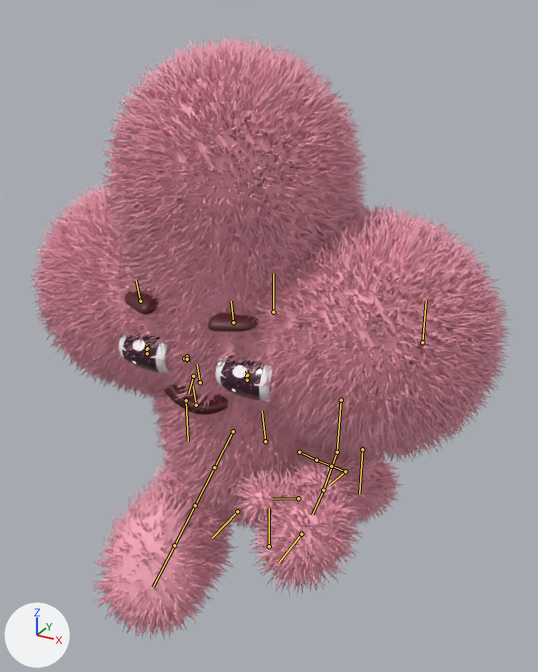
The glTF model treatments/plusso/playground/assets/plusso.glb: old version first, new version second.
The view is the same before and after, from a camera (50 mm lens) standing at (0.865, -1.572, 1.475) and looking at (0.006, -0.011, 0.694). Arrows for +X, +Y and +Z are at lower left; the lights stay in place. The picture after the commit comes second. Both versions are drawn at frame 13 of the action 'Run'; the numbers are the values there. The bones that bend it are drawn over the model as lines.
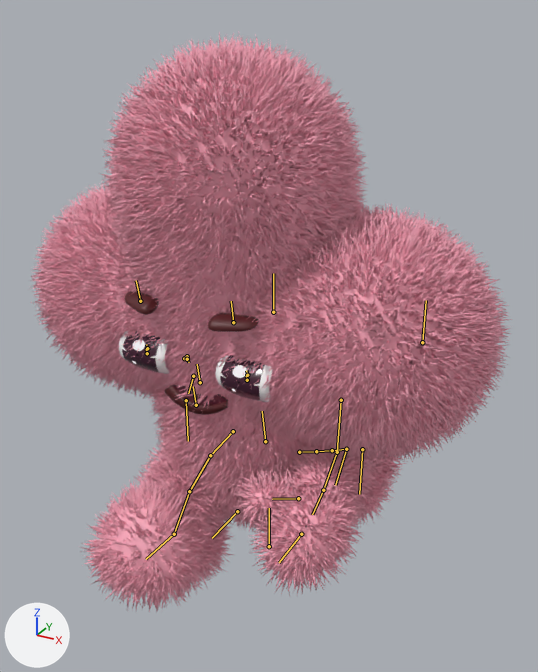
What the commit changed:
Bone 'leg_L' (bone_leg_l) turns from (-67, 0, 0) to (-91, 0, 0) degrees about its own x, y and z.
Bone 'leg_L' (bone_leg_l) is rescaled from (1.0, 1.02, 1.0) to (1.0, 1.0, 1.0).
Bone 'leg_L_2' (bone_leg_l_2) turns from (1, 0, 0) to (20, 0, 0) degrees about its own x, y and z.
Bone 'leg_L_3' (bone_leg_l_3) turns from (1, 0, 0) to (20, 0, 0) degrees about its own x, y and z.
Bone 'foot_L' (bone_foot_l) turns from (74, 0, 0) to (27, 0, 0) degrees about its own x, y and z.
Bone 'foot_L' (bone_foot_l) is rescaled from (1.0, 0.98, 1.0) to (1.0, 1.0, 1.0).
Bone 'leg_R' (bone_leg_r) turns from (41, 0, 0) to (52, 0, 0) degrees about its own x, y and z.
Bone 'leg_R' (bone_leg_r) is rescaled from (1.0, 1.16, 1.0) to (1.0, 1.03, 1.0).
Bone 'foot_R' (bone_foot_r) turns from (-71, 0, 0) to (-25, 0, 0) degrees about its own x, y and z.
Bone 'foot_R' (bone_foot_r) is rescaled from (1.0, 0.9, 0.96) to (1.0, 1.0, 0.97).

What differs and where, as boxes [x1, y1, x2, y2] in the pictures (538 x 672 px):
'Mesh_10', posed: before [29, 32, 512, 641]; after [29, 32, 512, 612]
'Mesh_11', posed (14% shorter): before [109, 472, 224, 618]; after [102, 466, 220, 591]
'Mesh_12', posed (mostly hidden): before [361, 459, 387, 504]; after [359, 453, 387, 503]
bone 'leg_L', root to tip: before (233, 431) to (214, 467); after (233, 431) to (210, 455)
bone 'leg_L_2', root to tip: before (214, 467) to (195, 505); after (210, 455) to (189, 491)
bone 'leg_L_3', root to tip: before (195, 505) to (174, 545); after (189, 491) to (174, 534)
bone 'foot_L', root to tip: before (174, 545) to (153, 587); after (174, 534) to (146, 559)
bone 'leg_R', root to tip: before (299, 452) to (316, 460); after (299, 452) to (316, 451)
bone 'foot_R', root to tip: before (345, 471) to (329, 485); after (346, 449) to (335, 485)
